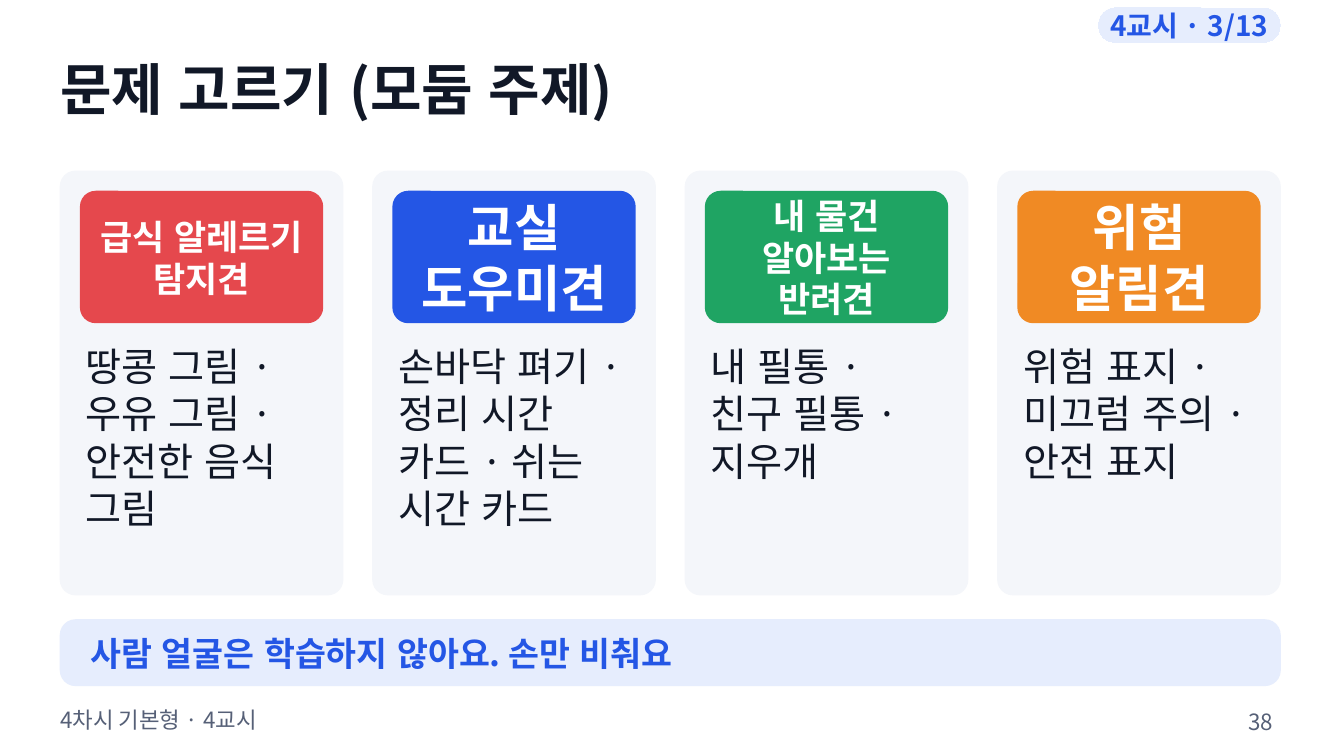
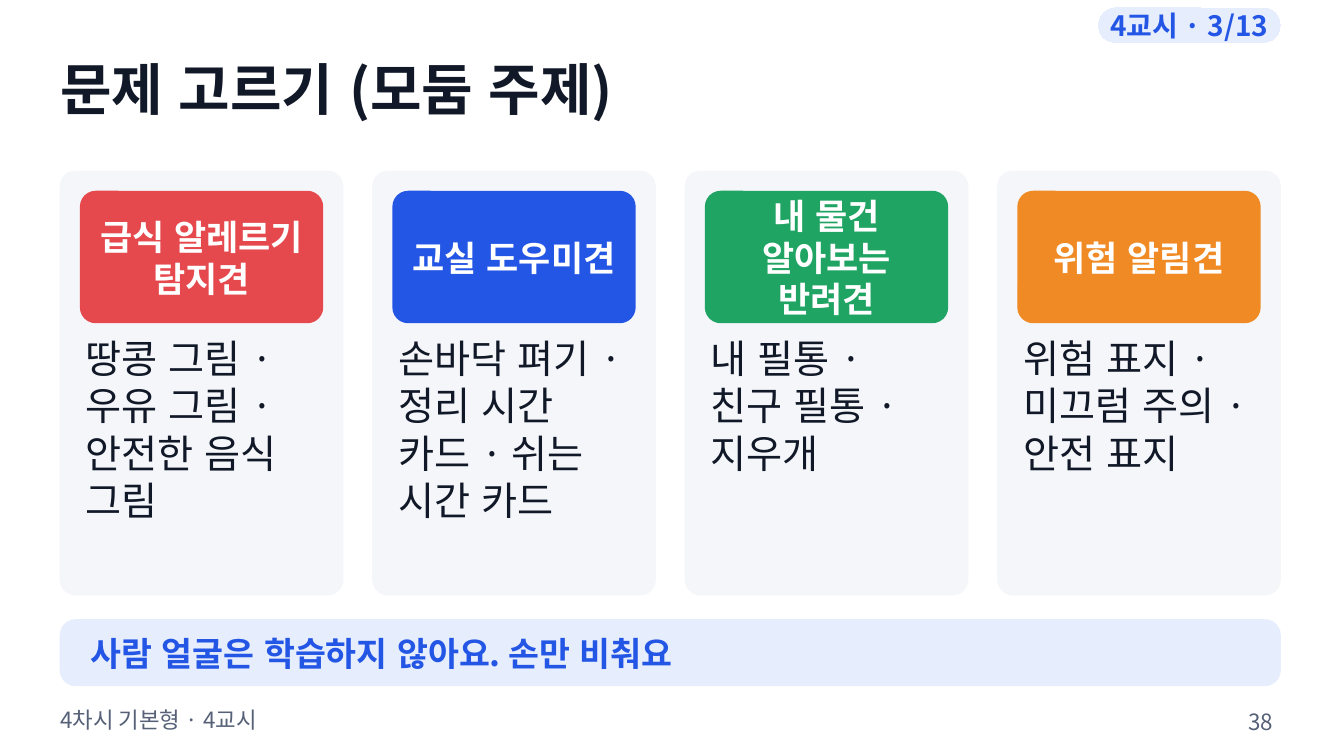
Before and after one commit to boundaryx01-uniquelife/microbit, a slide deck: slide 38 of bridge/docs/materials/4차시_기본형/4차시_수업슬라이드.pptx. Drawn at 1344x756 pixels with LibreOffice and Linux fonts; fonts in the diff are those of the drawing. Boxes give left, top, right and bottom in pixels: in the first picture for what was removed or moved away, otherwise in the second. Text is boxed around its words. In the diff, an @@ line names an element or a change of style, - is before the commit and + after.

```diff
--- a/bridge/docs/materials/4차시_기본형/4차시_수업슬라이드.pptx
+++ b/bridge/docs/materials/4차시_기본형/4차시_수업슬라이드.pptx
@@ text "교실 도우미견" at (413,241,616,274): size 36 to 25 pt @@
@@ text "위험 알림견" at (1054,241,1224,274): size 36 to 25 pt @@
@@ text "땅콩 그림 · 우유 그림 ...": place and size @@
-text "땅콩 그림 · 우유 그림 ..." at (86,348,277,526)
+text "땅콩 그림 · 우유 그림 ..." at (86,340,277,518)
@@ text "손바닥 펴기 · 정리 시간 ...": place and size @@
-text "손바닥 펴기 · 정리 시간 ..." at (398,348,589,526)
+text "손바닥 펴기 · 정리 시간 ..." at (398,340,589,518)
@@ text "내 필통 · 친구 필통 ...": place and size @@
-text "내 필통 · 친구 필통 ..." at (711,348,866,479)
+text "내 필통 · 친구 필통 ..." at (711,340,866,471)
@@ text "위험 표지 · 미끄럼 주의 ...": place and size @@
-text "위험 표지 · 미끄럼 주의 ..." at (1023,348,1214,479)
+text "위험 표지 · 미끄럼 주의 ..." at (1023,340,1214,471)
```
Also in this commit, not shown: 1 other slide changed, 9 other files.
